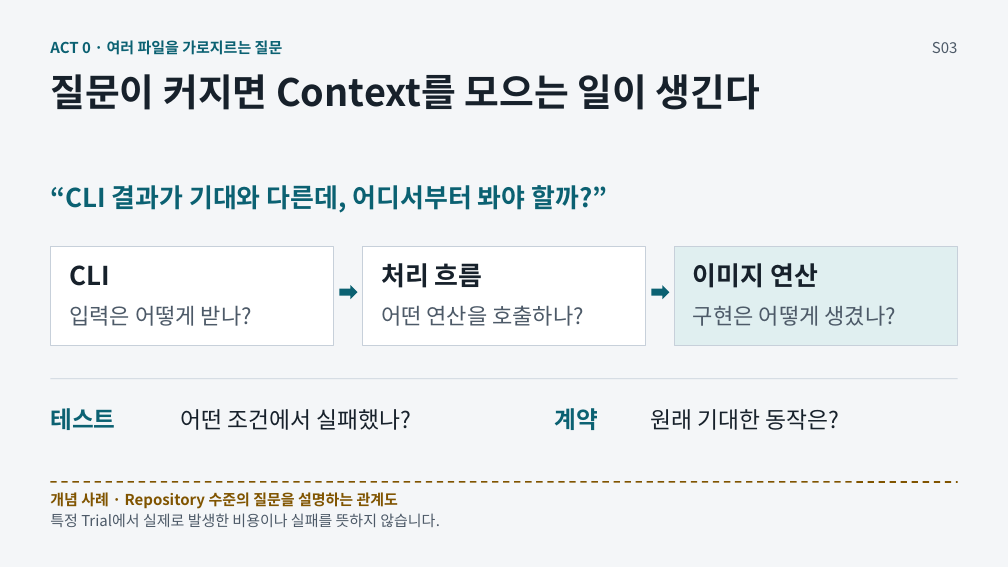
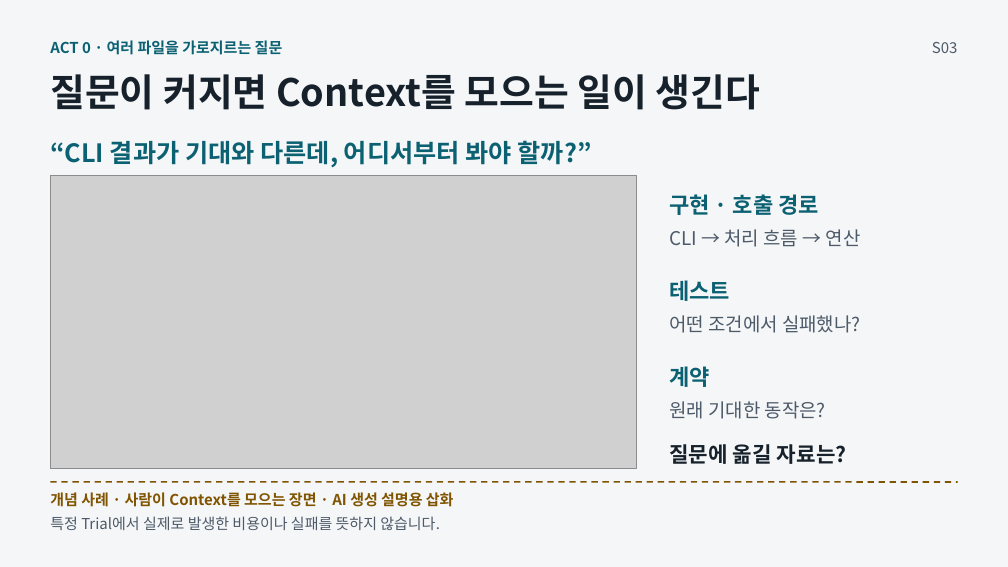
Before and after one commit to GideokKim/ai-dev-training, a slide deck: slide 3 of production/AI_Dev_Training_Full.pptx. Drawn at 1008x567 pixels with LibreOffice and Linux fonts; fonts in the diff are those of the drawing; grey boxes stand for pictures. Boxes give left, top, right and bottom in pixels: in the first picture for what was removed or moved away, otherwise in the second. Text is boxed around its words. In the diff, an @@ line names an element or a change of style, - is before the commit and + after.

Commit message:
feat(slides): complete approved image placements across deck
Make context collection, test scope, and repository evolution visible while
preserving the approved story and scoped evidence in the full deck.

```diff
--- a/production/AI_Dev_Training_Full.pptx
+++ b/production/AI_Dev_Training_Full.pptx
@@ text "“CLI 결과가 기대와 다른데, 어디서부터 ...": place and size @@
-text "“CLI 결과가 기대와 다른데, 어디서부터 ..." at [50, 185, 608, 213]
+text "“CLI 결과가 기대와 다른데, 어디서부터 ..." at [50, 140, 592, 168]
@@ text "“CLI 결과가 기대와 다른데, 어디서부터 ..." at [50, 140, 592, 168]: size 24.8 to 24 pt @@
@@ picture added at [51, 175, 637, 469] @@
@@ text added at [669, 194, 820, 215], 21 pt, text #0B6172, bold @@
+구현 · 호출 경로
@@ text at [669, 229, 861, 247]: text changed; size 24.8 to 18 pt; text colour #17212B to #4D5A68; bold off @@
-처리 흐름
+CLI → 처리 흐름 → 연산
@@ rectangle removed at [51, 247, 334, 346] @@
@@ text removed at [69, 265, 110, 286] @@
-CLI
@@ rectangle removed at [362, 247, 646, 346] @@
@@ rectangle removed at [675, 247, 958, 346] @@
@@ text removed at [693, 263, 818, 288] @@
-이미지 연산
@@ right arrow removed at [340, 285, 358, 299] @@
@@ right arrow removed at [651, 285, 669, 299] @@
@@ text "테스트": place and size @@
-text "테스트" at [50, 408, 115, 430]
+text "테스트" at [669, 280, 730, 301]
@@ text "테스트" at [669, 280, 730, 301]: size 22.5 to 21 pt @@
@@ text removed at [69, 305, 252, 326] @@
-입력은 어떻게 받나?
@@ text removed at [381, 305, 584, 326] @@
-어떤 연산을 호출하나?
@@ text "어떤 조건에서 실패했나?" at [669, 315, 860, 333]: size 21.8 to 18 pt, text colour #17212B to #4D5A68 @@
@@ text "어떤 조건에서 실패했나?": place and size @@
-text "어떤 조건에서 실패했나?" at [180, 409, 411, 430]
+text "어떤 조건에서 실패했나?" at [669, 315, 860, 333]
@@ text removed at [693, 306, 896, 326] @@
-구현은 어떻게 생겼나?
@@ line removed from (51, 379) to (958, 379) @@
@@ text "계약" at [669, 366, 710, 387]: size 22.5 to 21 pt @@
@@ text "계약": place and size @@
-text "계약" at [554, 408, 598, 430]
+text "계약" at [669, 366, 710, 387]
@@ text "원래 기대한 동작은?": place and size @@
-text "원래 기대한 동작은?" at [650, 409, 840, 430]
+text "원래 기대한 동작은?" at [669, 401, 826, 419]
@@ text "원래 기대한 동작은?" at [669, 401, 826, 419]: size 21.8 to 18 pt, text colour #17212B to #4D5A68 @@
@@ text added at [669, 444, 847, 464], 20.2 pt, text #17212B, bold @@
+질문에 옮길 자료는?
@@ text at [50, 492, 454, 507]: text changed @@
-개념 사례 · Repository 수준의 질문을 설명하는 관계도
+개념 사례 · 사람이 Context를 모으는 장면 · AI 생성 설명용 삽화
```
Also in this commit, not shown: 2 other slides changed, 33 other files.
